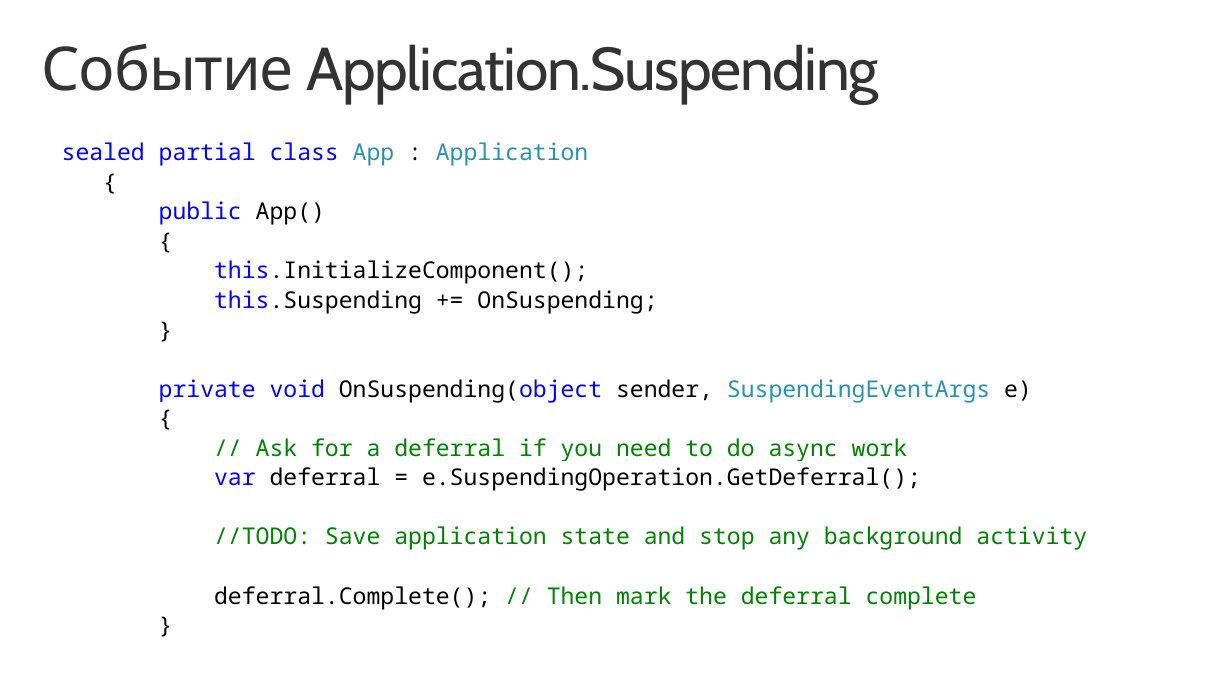
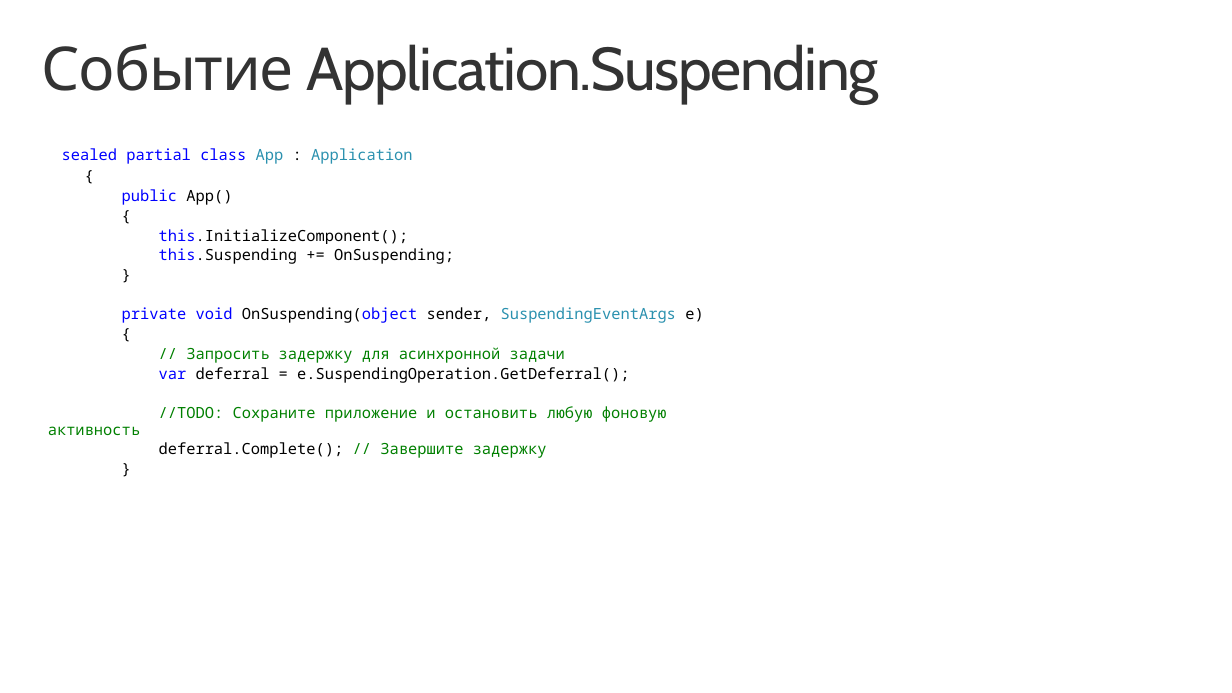
Before and after one commit to evangelism/Win10UWPCourse, a slide deck: slide 10 of 05. Application Lifecycle/5 - Application Lifecycle (RUS).pptx. Drawn at 1232x693 pixels with LibreOffice and Linux fonts; fonts in the diff are those of the drawing; background and template pictures are left out. Boxes give left, top, right and bottom in pixels: in the first picture for what was removed or moved away, otherwise in the second. Text is boxed around its words. In the diff, an @@ line names an element or a change of style, - is before the commit and + after.

```diff
--- a/05. Application Lifecycle/5 - Application Lifecycle (RUS).pptx
+++ b/05. Application Lifecycle/5 - Application Lifecycle (RUS).pptx
@@ text at bbox=[62, 148, 703, 383]: size 18 to 12 pt in "sealed partial class App : Application", "{", "public App()", "{" and 7 more places; less space between paragraphs @@
@@ text at bbox=[186, 347, 565, 363]: text changed; size 18 to 12 pt @@
-// Ask for a deferral if you need to do async work
+// Запросить задержку для асинхронной задачи
@@ text at bbox=[159, 406, 667, 458]: text changed; size 18 to 12 pt @@
-//TODO: Save application state and stop any background activity
-deferral.Complete(); // Then mark the deferral complete
+//TODO: Сохраните приложение и остановить любую фоновую активность
+deferral.Complete(); // Завершите задержку
```
Also in this commit, not shown: 11 other slides changed.
